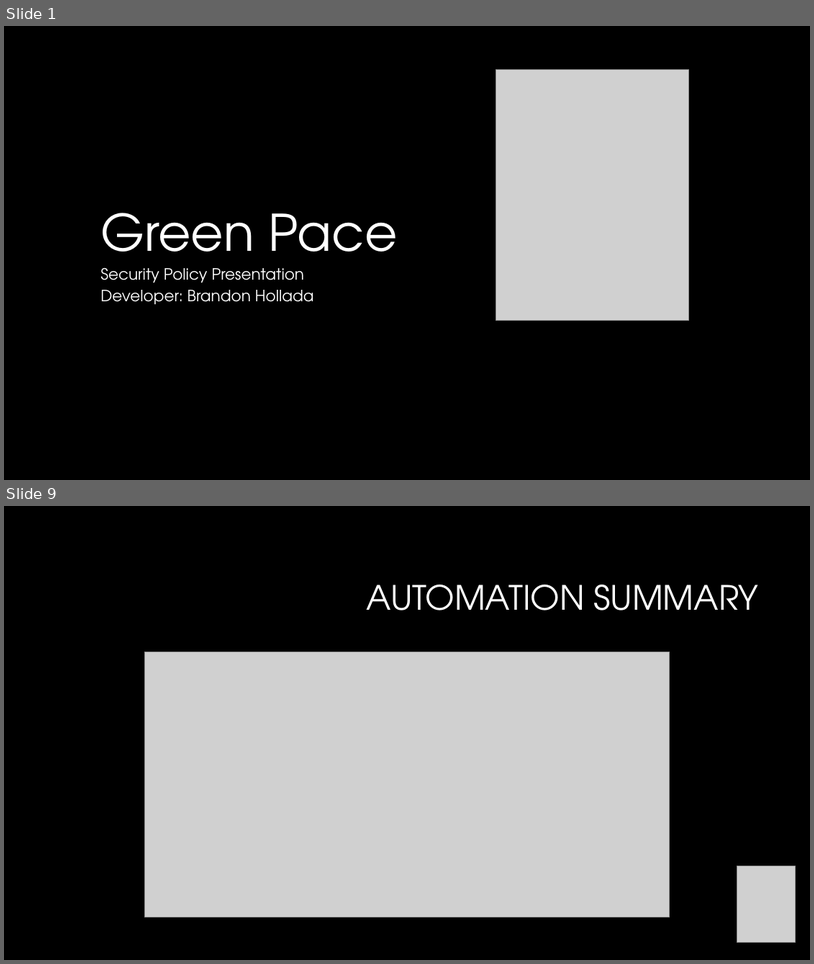
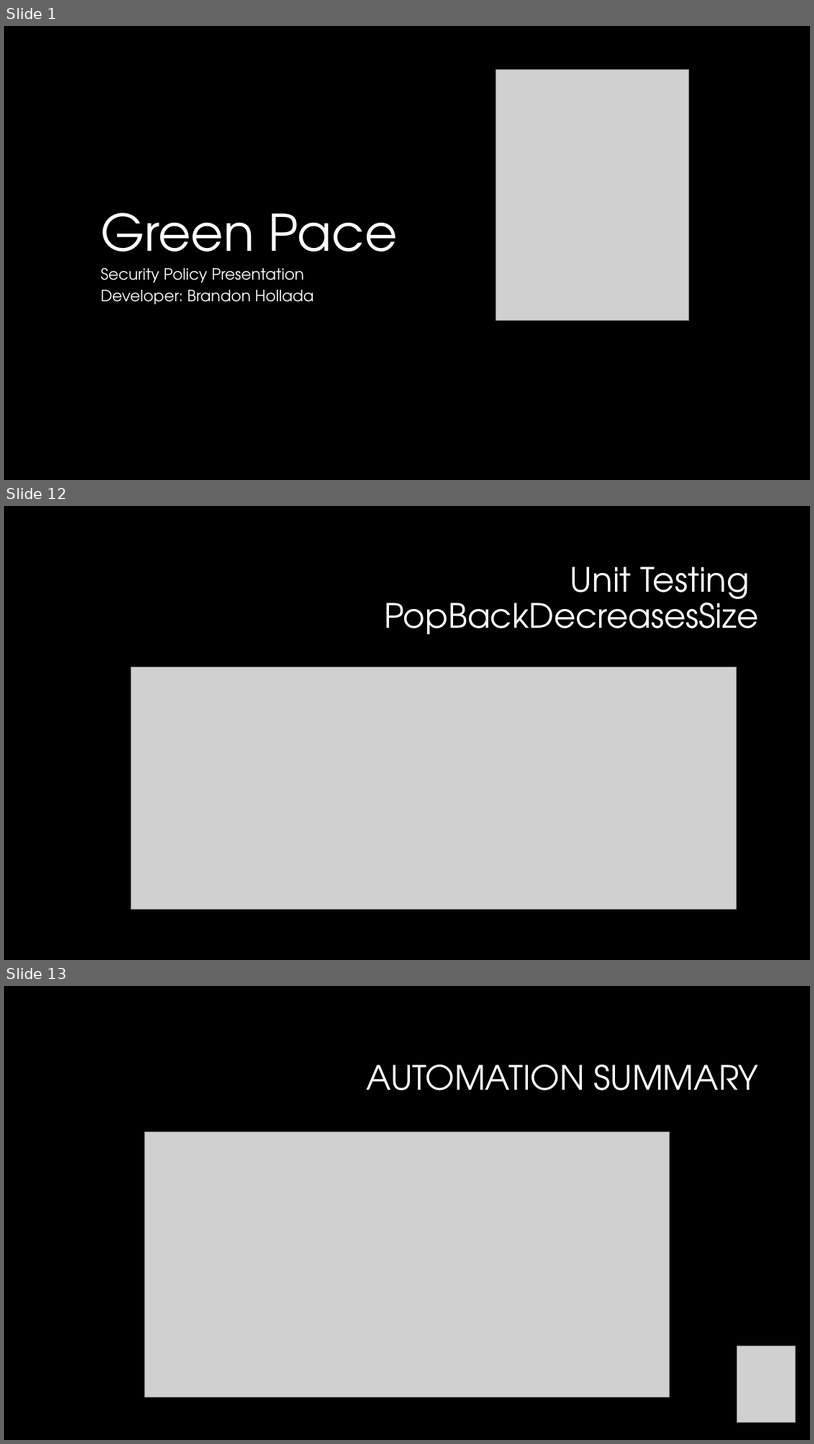
Before and after one commit to HolladaB/CS405, a slide deck: CS 405 Project Two Presentation-Hollada.pptx. Shown one above the other, each under a label of ours: slides 1 and 9 before the commit, slides 1, 12 and 13 after it; the slides between them are not shown. The pictures are 814x964 and 814x1444 pixels, drawn with LibreOffice and Linux fonts; fonts in the diff are those of the drawing; grey boxes stand for pictures; background and template pictures are left out. Boxes give left, top, right and bottom in pixels: in the first picture for what was removed or moved away, otherwise in the second. Text is boxed around its words. In the diff, an @@ line names an element or a change of style, - is before the commit and + after.

```diff
--- a/CS 405 Project Two Presentation-Hollada.pptx
+++ b/CS 405 Project Two Presentation-Hollada.pptx
@@ slide 12 added at [4,506,810,960], background #000000 @@
@@ title added at [384,566,759,634], 40 pt, text #FFFFFF @@
+Unit Testing
+PopBackDecreasesSize
@@ picture added at [131,667,736,909] @@
@@ what was slide 9 is now slide 13 @@
```
Also in this commit, not shown: 10 slides changed, 5 other slides added, 2 slides removed.
